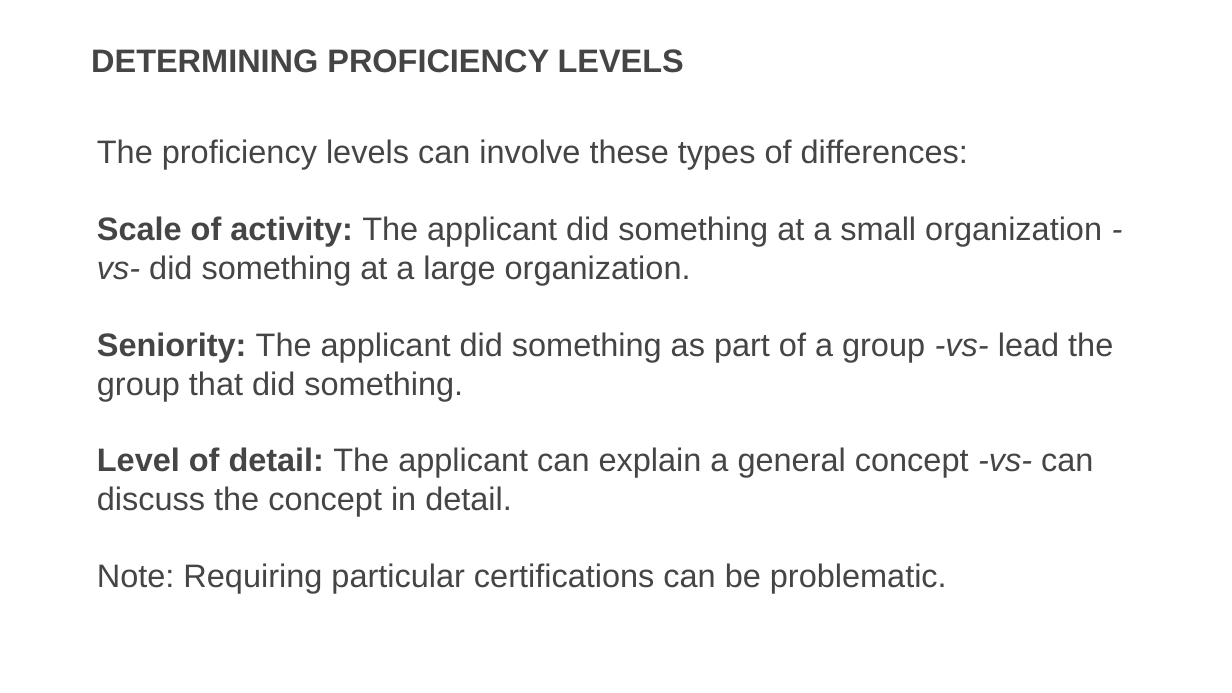
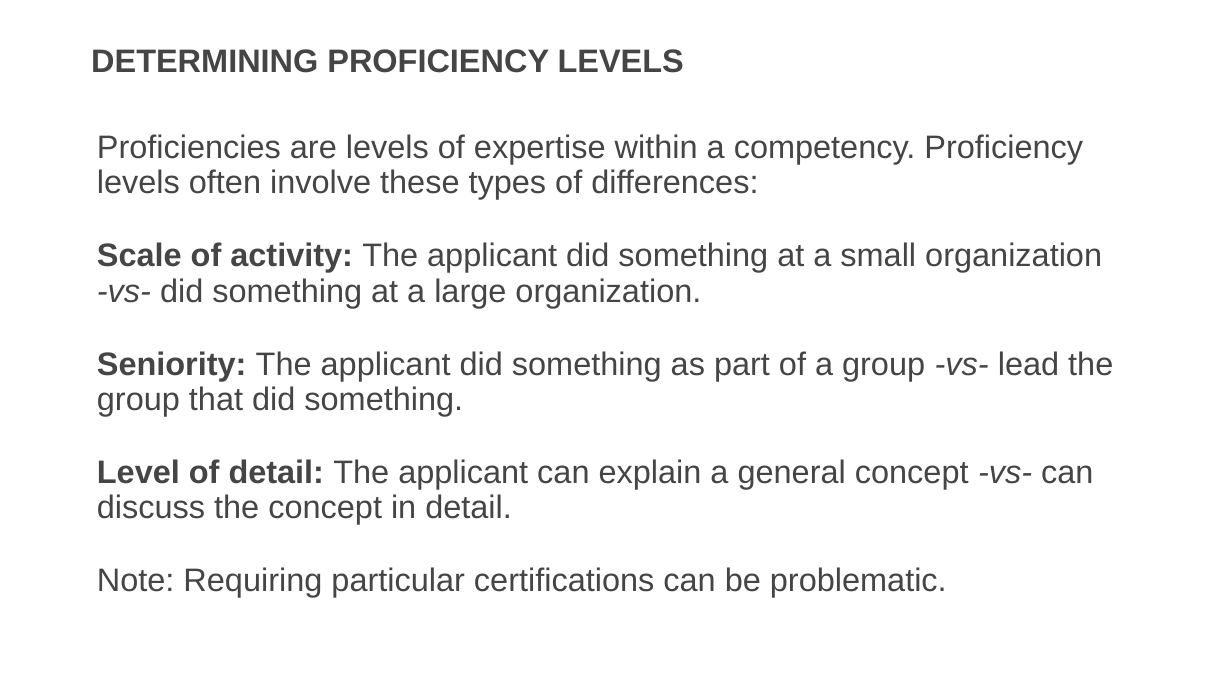
Before and after one commit to usds/SME-QA-Website, a slide deck: slide 15 of toolkit/job-analysis/job-analysis-presentation.pptx. Drawn at 1232x693 pixels with LibreOffice and Linux fonts; fonts in the diff are those of the drawing. Boxes give left, top, right and bottom in pixels: in the first picture for what was removed or moved away, otherwise in the second. Text is boxed around its words. In the diff, an @@ line names an element or a change of style, - is before the commit and + after.

```diff
--- a/toolkit/job-analysis/job-analysis-presentation.pptx
+++ b/toolkit/job-analysis/job-analysis-presentation.pptx
@@ text at box(97, 134, 1083, 200): text changed @@
-The proficiency levels can involve these types of differences:
+Proficiencies are levels of expertise within a competency. Proficiency levels often involve these types of differences:
@@ text at box(97, 242, 1113, 597): line spacing 1 to 0.9 @@
```
Also in this commit, not shown: 14 other slides changed, 5 slides added, 1 slide removed, 2 other files.
